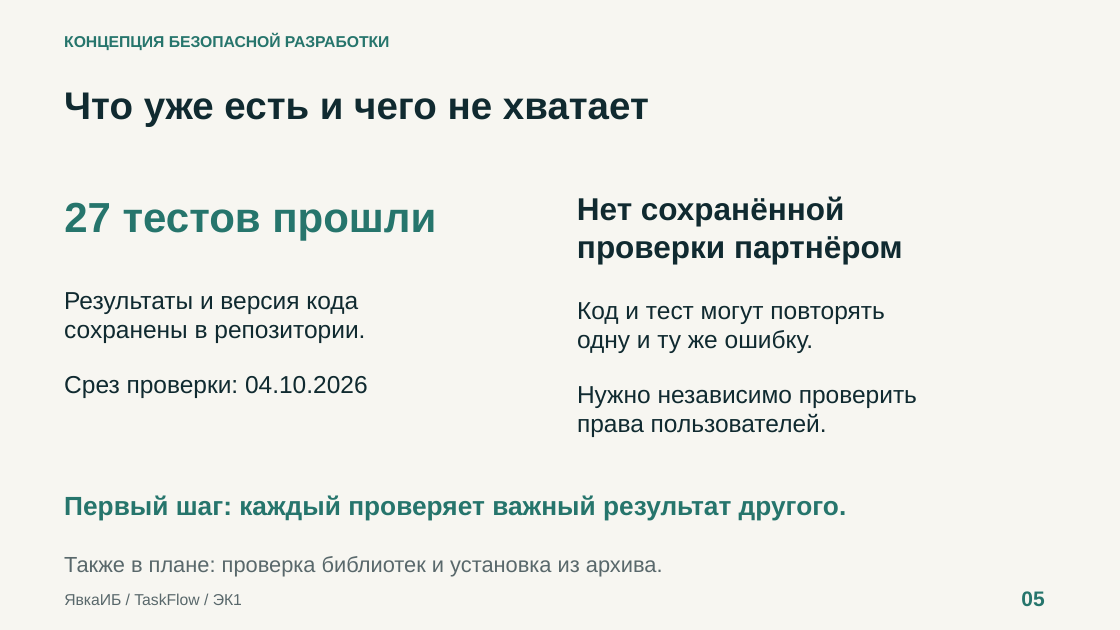
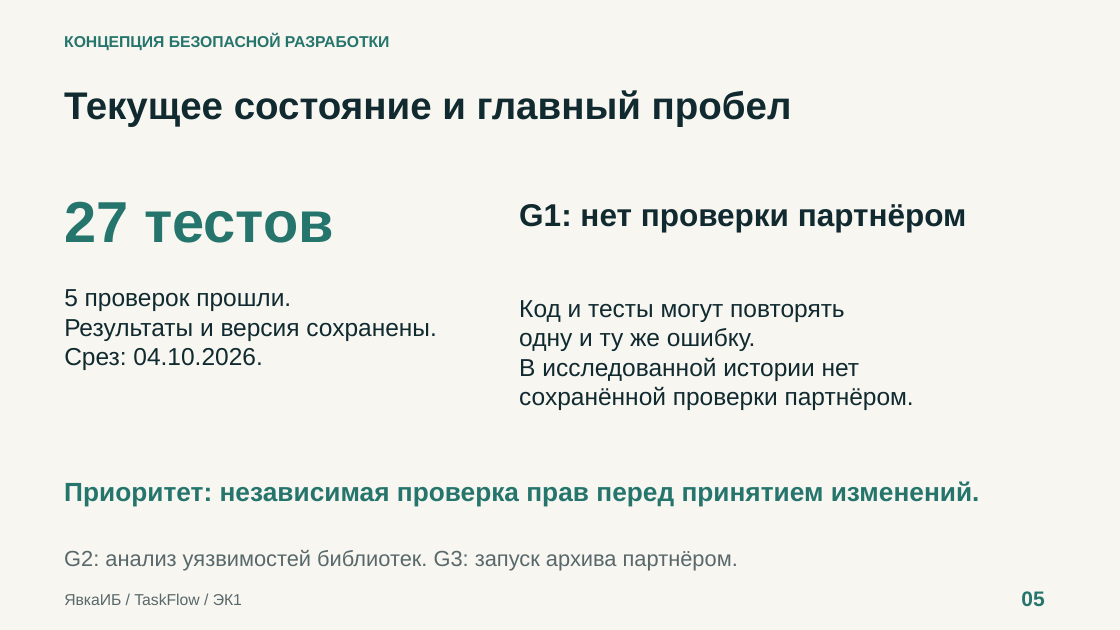
Before and after one commit to rbeketov/rbpo-yavkaib, a slide deck: slide 5 of presentation/taskflow-ek1.pptx. Drawn at 1120x630 pixels with LibreOffice and Linux fonts; fonts in the diff are those of the drawing. Boxes give left, top, right and bottom in pixels: in the first picture for what was removed or moved away, otherwise in the second. Text is boxed around its words. In the diff, an @@ line names an element or a change of style, - is before the commit and + after.

```diff
--- a/presentation/taskflow-ek1.pptx
+++ b/presentation/taskflow-ek1.pptx
@@ text at (64,90,792,127): text changed @@
-Что уже есть и чего не хватает
+Текущее состояние и главный пробел
@@ text at (64,201,334,243): text changed; size 36 to 49.5 pt @@
-27 тестов прошли
+27 тестов
@@ text at (519,204,967,232): text changed @@
-Нет сохранённой
-проверки партнёром
+G1: нет проверки партнёром
@@ text at (64,289,436,370): text changed @@
-Результаты и версия кода
-сохранены в репозитории.
-Срез проверки: 04.10.2026
+5 проверок прошли.
+Результаты и версия сохранены.
+Срез: 04.10.2026.
@@ text "Код и тесты могут повторять": place and size @@
-text "Код и тесты могут повторять" at (577,302,917,437)
+text "Код и тесты могут повторять" at (519,300,914,410)
@@ text at (519,300,845,322): text changed @@
-Код и тест могут повторять
+Код и тесты могут повторять
@@ text at (519,357,914,410): text changed @@
-Нужно независимо проверить
-права пользователей.
+В исследованной истории нет
+сохранённой проверки партнёром.
@@ text removed at (64,495,847,520) @@
-Первый шаг: каждый проверяет важный результат другого.
@@ text added at (64,481,980,507), 22.5 pt, text #26756C, bold @@
+Приоритет: независимая проверка прав перед принятием изменений.
@@ text at (64,550,738,571): text changed @@
-Также в плане: проверка библиотек и установка из архива.
+G2: анализ уязвимостей библиотек. G3: запуск архива партнёром.
```
Also in this commit, not shown: 6 other slides changed, 2 slides added, 2 slides removed, 4 other files.
